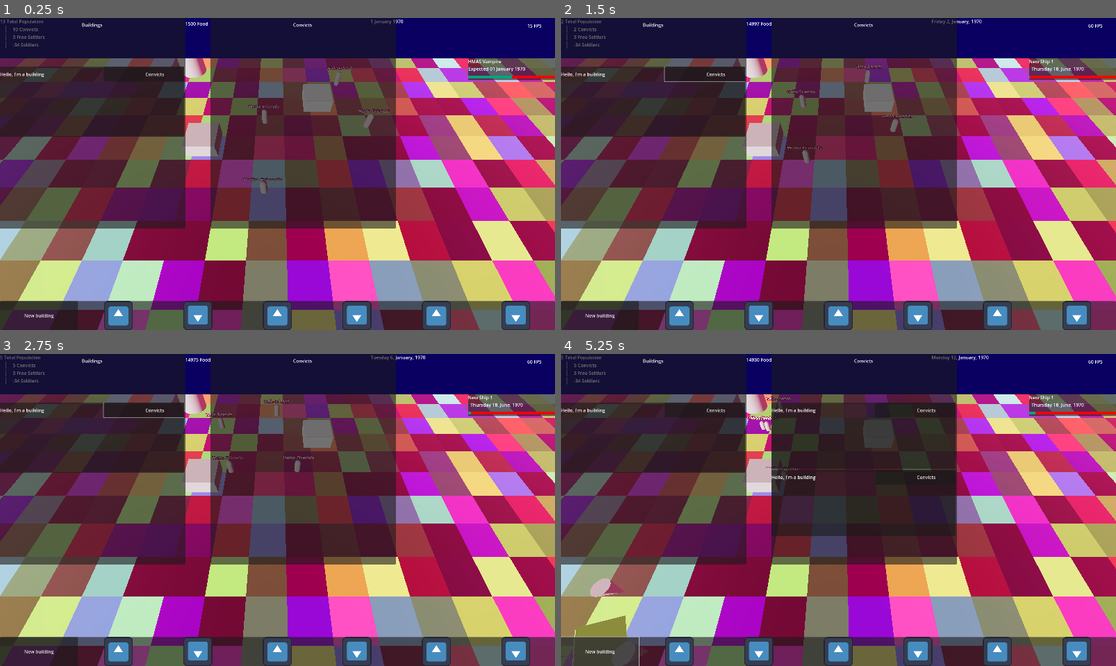
Above: before the commit, frames 1-4 (two rows, left to right).
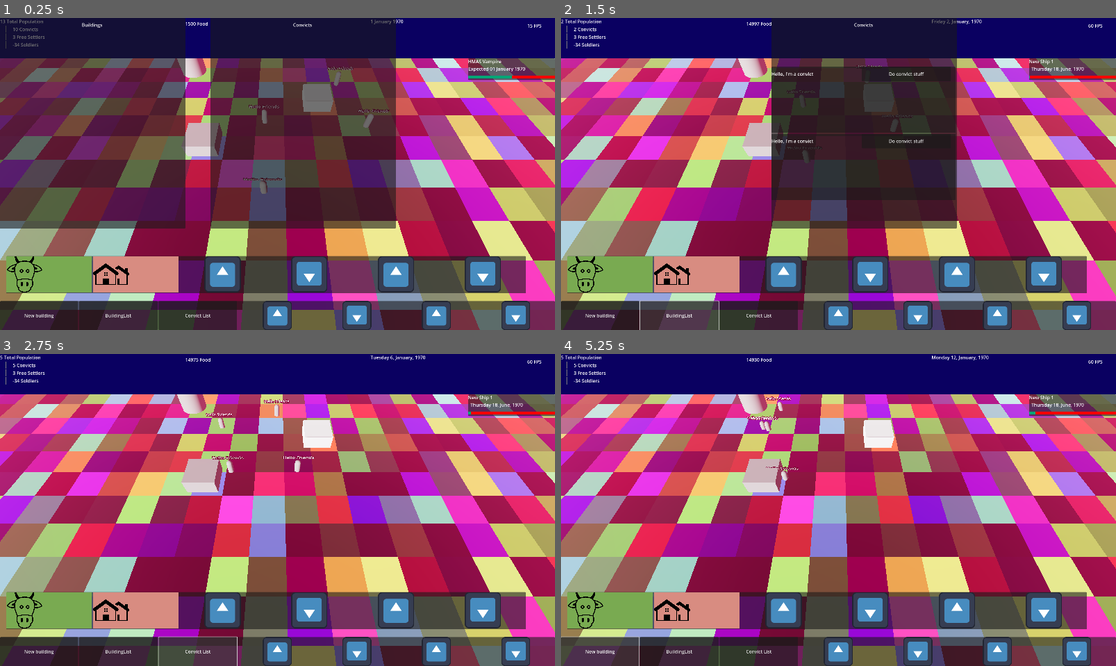
Above: after the commit, the same moments.

Repository: international-lawnmowing-99/convictgovernor
Game: Godot game, scene res://map.tscn
Two runs of this game, one before a commit and one after it. Both use one fixed random seed, a clock stepped at 60 frames per second and the inputs below. The engine's default icon, where the game draws it, is replaced by a stand-in: a white triangle on a blue panel in a dark square.
Inputs (mouse positions are in pixels of both pictures, inside the frame that each line leads up to):
- Up to frame 1 (0.25 s): no input
- Up to frame 2 (1.5 s): click (716, 74) at 0.5 s, where only the run before the commit has a clickable "Convicts"; click (677, 314) at 1.25 s, where only the run after the commit has a clickable "BuildingList"
- Up to frame 3 (2.75 s): click (199, 650) at 2 s, where only the run after the commit has a clickable "Convict List"
- Up to frame 4 (5.25 s): click (610, 609) at 2.77 s; click (694, 609) at 3.52 s; click "New building" at 4.25 s; click "New building" at 5 s

The runs differ from the first frame. In frame 1, 21% of the frame differs, in the area x 0-95%, y 15-100%; in frame 2, 50%; in frame 3, 59%; in frame 4, 60%, in the area x 0-95%, y 0-100%.

Commit message:
there are two of them now! (buildings, that is)

Diff:
--- a/Building.gd
+++ b/Building.gd
@@ -1,6 +1,6 @@
 class_name Building
 
-extends Resource
+extends Node
 
 var freeEmployees:Array
 var convictEmployeed:Array[Person]
--- a/BuildingListPanel.gd
+++ b/BuildingListPanel.gd
@@ -1,12 +1,12 @@
 extends Panel
 class_name BuildingList
-var BuildingLine = preload("res://building_line.tscn")
+var buildingLine = preload("res://building_line.tscn")
 @export var dock:Dock
-@onready var list = $"../ConvictListPanel/ScrollContainer/VBoxContainer"
+@onready var list = $ScrollContainer/VBoxContainer
 
 func Populate(buildings:Array[Building]):
 	for oldBuilding in list.get_children():
 		oldBuilding.queue_free()
 	for building:Building in buildings:
-		var newLine = BuildingLine.instantiate()
+		var newLine = buildingLine.instantiate()
 		list.add_child(newLine)
--- a/Farm.gd
+++ b/Farm.gd
@@ -1,3 +1,5 @@
 class_name Farm
 
 extends Building
+
+var sheep:int = 0
--- a/Farm.tscn
+++ b/Farm.tscn
@@ -1,4 +1,6 @@
-[gd_scene load_steps=5 format=3 uid="uid://d0do3pitcfqsn"]
+[gd_scene load_steps=6 format=3 uid="uid://d0do3pitcfqsn"]
+
+[ext_resource type="Script" path="res://Farm.gd" id="1_7rpsq"]
 
 [sub_resource type="PrismMesh" id="PrismMesh_6x8ig"]
 size = Vector3(1, 0.5, 1)
@@ -18,6 +20,7 @@
 
 [node name="Farm" type="StaticBody3D"]
 collision_layer = 4
+script = ExtResource("1_7rpsq")
 
 [node name="House" type="CSGMesh3D" parent="."]
 transform = Transform3D(0.853496, 0, 0.521099, 0, 1, 0, -0.521099, 0, 0.853496, 0, 0.25, 0)
--- /dev/null
+++ b/House.gd
@@ -0,0 +1,6 @@
+extends Building
+
+class_name House
+
+@export var bedrooms:int
+@export var cockroaches:int
--- /dev/null
+++ b/House.tscn
@@ -0,0 +1,53 @@
+[gd_scene load_steps=9 format=3 uid="uid://defotjnvpl057"]
+
+[ext_resource type="Script" path="res://House.gd" id="1_idan7"]
+
+[sub_resource type="PrismMesh" id="PrismMesh_6x8ig"]
+size = Vector3(1, 0.5, 1)
+
+[sub_resource type="StandardMaterial3D" id="StandardMaterial3D_ydye1"]
+albedo_color = Color(0, 1, 0, 1)
+
+[sub_resource type="BoxShape3D" id="BoxShape3D_jyifo"]
+size = Vector3(1.1, 0.1, 1.1)
+
+[sub_resource type="BoxMesh" id="BoxMesh_jr1h4"]
+size = Vector3(0.75, 0.75, 0.75)
+
+[sub_resource type="Curve" id="Curve_hibli"]
+_data = [Vector2(0.290123, 0.351648), 0.0, 0.0, 0, 0, Vector2(0.574074, 0.593407), 0.0, 0.0, 0, 0, Vector2(0.814815, 0.989011), 0.0, 0.0, 0, 0]
+point_count = 3
+
+[sub_resource type="CurveTexture" id="CurveTexture_ns8ky"]
+curve = SubResource("Curve_hibli")
+
+[sub_resource type="StandardMaterial3D" id="StandardMaterial3D_7j7nu"]
+albedo_color = Color(0.945506, 0.829036, 0.87336, 1)
+metallic = 1.0
+roughness = 0.3
+anisotropy_enabled = true
+anisotropy = 0.82
+anisotropy_flowmap = SubResource("CurveTexture_ns8ky")
+
+[node name="House" type="StaticBody3D"]
+collision_layer = 4
+script = ExtResource("1_idan7")
+
+[node name="Roof" type="CSGMesh3D" parent="."]
+transform = Transform3D(1, 0, 0, 0, 1, 0, 0, 0, 1, 0, 1, 0)
+mesh = SubResource("PrismMesh_6x8ig")
+material = SubResource("StandardMaterial3D_ydye1")
+
+[node name="CollisionShape3D" type="CollisionShape3D" parent="."]
+transform = Transform3D(1, 0, 0, 0, 1, 0, 0, 0, 1, 0.0443115, 0, 0.0038147)
+shape = SubResource("BoxShape3D_jyifo")
+
+[node name="Label" type="Label3D" parent="."]
+transform = Transform3D(1, 0, 0, 0, 1, 0, 0, 0, 1, 0, 1.41974, 0)
+text = "This is a
+house"
+
+[node name="Walls" type="CSGMesh3D" parent="."]
+transform = Transform3D(1, 0, 0, 0, 1, 0, 0, 0, 1, 0, 0.375, 0)
+mesh = SubResource("BoxMesh_jr1h4")
+material = SubResource("StandardMaterial3D_7j7nu")
--- a/LandGrid.gd
+++ b/LandGrid.gd
@@ -4,8 +4,8 @@
 var acreGrid:Array
 var meshGrid:Array
 
-var width = 30
-var height = 30
+var width:int = 30
+var height:int = 30
 
 var debugMesh:PackedScene = preload("res://plain_plane.tscn")
 
--- /dev/null
+++ b/NewBuildingMenu.gd
@@ -0,0 +1,32 @@
+extends Panel
+
+class_name NewBuildingMenu
+
+
+
+func _on_farm_button_pressed() -> void:
+	if camera.building:
+		print("we already have a farm")
+		return
+	print("making a new farm so we can buy it back some day")
+	camera.isPlacingBuilding = true
+	camera.building = farm.instantiate()
+	var farmhouse = camera.building.get_child(0)
+	farmhouse.material = farmhouse.material.duplicate()
+	map.add_child(camera.building)
+	dock.buildings.append(camera.building.get_script())
+	buildingListPanel.Populate(dock.buildings)
+
+
+func _on_house_button_pressed() -> void:
+	if camera.building:
+		print("we already have a farm")
+		return
+	print("making a new farm so we can buy it back some day")
+	camera.isPlacingBuilding = true
+	camera.building = farm.instantiate()
+	var farmhouse = camera.building.get_child(0)
+	farmhouse.material = farmhouse.material.duplicate()
+	map.add_child(camera.building)
+	dock.buildings.append(camera.building.get_script())
+	buildingListPanel.Populate(dock.buildings)
--- a/Person.gd
+++ b/Person.gd
@@ -4,6 +4,9 @@
 @export var moveTarget:Node3D
 @export var map:Map
 
+var house:House
+var workplace:Building
+
 func _process(delta: float) -> void:
 	if !moveTarget:
 		return
--- a/ShipList.gd
+++ b/ShipList.gd
@@ -1,6 +1,6 @@
 extends Control
 class_name ShipList
-var NewShipPanelUI = preload("res://NewShipPanelUI.tscn")
+var newShipPanelUI = preload("res://NewShipPanelUI.tscn")
 
 var incomingSipsList:Array
 @export var dock:Dock
@@ -17,7 +17,7 @@
 	AddNewShip()
 
 func AddNewShip():
-	var newShip:NewShipPanelUI = NewShipPanelUI.instantiate()
+	var newShip:NewShipPanelUI = newShipPanelUI.instantiate()
 	newShip.shipList = self
 	newShip.shipConvicts = randi()%10 * 10
 	newShip.shipSettlers = randi()%40
--- a/UI.gd
+++ b/UI.gd
@@ -7,7 +7,7 @@
 @onready var soldierPopLabel:Label = $HBoxContainer/PopulationControl/VBoxContainer/HBoxContainer4/SoldierPopulationLabel
 @onready var foodLabel:Label = $HBoxContainer/FoodControl/HBoxContainer/FoodLabel
 @onready var timeLabel:Label = $HBoxContainer/TimeControl/HBoxContainer/TimeLabel
-
+@onready var newBuildingMenu = $BottomUIBar/NewBuildingPanel
 var tempBuilding:Building
 
 @export var camera:CameraScript
@@ -15,6 +15,7 @@
 @onready var farm = preload("res://Farm.tscn")
 @export var dock:Dock
 @export var buildingListPanel:BuildingList
+@export var convictListPanel:ConvictList
 
 func UpdateAll(government:Government):
 	UpdatePopulation(government)
@@ -23,6 +24,7 @@
 func UpdatePopulation(government:Government):
 	totalPopLabel.text = str(government.convicts.size())
 	convictPopLabel.text = str(government.convicts.size())
+	convictListPanel.Populate(government.convicts)
 
 
 func UpdateFood(government:Government):
@@ -37,15 +39,13 @@
 
 
 func _on_new_building_button_pressed() -> void:
-	if camera.building:
-		print("we already have a farm")
-		return
-	print("making a new farm so we can buy it back some day")
-	camera.isPlacingBuilding = true
-	camera.building = farm.instantiate()
-	var house = camera.building.get_child(0)
-	house.material = house.material.duplicate()
-	map.add_child(camera.building)
-	dock.buildings.append(camera.building.get_script())
-	buildingListPanel.Populate(dock.buildings)
-	pass # Replace with function body.
+	newBuildingMenu.visible = !newBuildingMenu.visible
+
+
+
+func _on_building_list_button_pressed() -> void:
+	buildingListPanel.visible = !buildingListPanel.visible
+
+
+func _on_convict_list_button_pressed() -> void:
+	convictListPanel.visible = !convictListPanel.visible
--- a/map.tscn
+++ b/map.tscn
@@ -11,8 +11,9 @@
 [ext_resource type="Script" path="res://new_game_panel.gd" id="7_05bab"]
 [ext_resource type="Texture2D" uid="uid://dl5ccbdulla5x" path="res://icon.svg" id="7_36odg"]
 [ext_resource type="Script" path="res://BuildingListPanel.gd" id="10_3gxsj"]
+[ext_resource type="Texture2D" uid="uid://djwyqgwp24xk0" path="res://cow-animal-face-icon.png" id="10_a2n82"]
 [ext_resource type="Script" path="res://ShipList.gd" id="10_gsy83"]
-[ext_resource type="PackedScene" uid="uid://dmiceq7i1nob4" path="res://building_line.tscn" id="11_fhbbp"]
+[ext_resource type="Texture2D" uid="uid://cfa2kpx4a2wbc" path="res://houses-icon.png" id="11_fqyye"]
 [ext_resource type="Script" path="res://ConvictListPanel.gd" id="12_d4nqn"]
 [ext_resource type="Script" path="res://ConvictLine.gd" id="13_4wsnc"]
 [ext_resource type="Script" path="res://LandGrid.gd" id="16_d7d62"]
@@ -51,6 +52,12 @@
 
 [sub_resource type="Compositor" id="Compositor_bllqg"]
 
+[sub_resource type="StyleBoxFlat" id="StyleBoxFlat_xjcgw"]
+bg_color = Color(0.47456, 0.666764, 0.318035, 1)
+
+[sub_resource type="StyleBoxFlat" id="StyleBoxFlat_n4tkc"]
+bg_color = Color(0.846318, 0.548179, 0.507797, 1)
+
 [sub_resource type="BoxShape3D" id="BoxShape3D_p3sd6"]
 
 [sub_resource type="BoxMesh" id="BoxMesh_e6ngj"]
@@ -145,7 +152,7 @@
 
 [node name="CanvasLayer" type="CanvasLayer" parent="."]
 
-[node name="UI" type="ColorRect" parent="CanvasLayer" node_paths=PackedStringArray("camera", "map", "dock", "buildingListPanel")]
+[node name="UI" type="ColorRect" parent="CanvasLayer" node_paths=PackedStringArray("camera", "map", "dock", "buildingListPanel", "convictListPanel")]
 self_modulate = Color(0.0390486, 4.81308e-08, 0.379957, 1)
 offset_right = 1920.0
 offset_bottom = 140.0
@@ -154,6 +161,7 @@
 map = NodePath("../..")
 dock = NodePath("../../Dock")
 buildingListPanel = NodePath("BuildingListPanel")
+convictListPanel = NodePath("ConvictListPanel")
 
 [node name="HBoxContainer" type="HBoxContainer" parent="CanvasLayer/UI"]
 layout_mode = 0
@@ -269,7 +277,7 @@
 text = "Hello?"
 script = ExtResource("6_tt76x")
 
-[node name="NewBuildingPanel" type="Panel" parent="CanvasLayer/UI"]
+[node name="BottomUIBar" type="Panel" parent="CanvasLayer/UI"]
 layout_mode = 1
 anchors_preset = 12
 anchor_top = 1.0
@@ -280,24 +288,34 @@
 grow_horizontal = 2
 grow_vertical = 0
 
-[node name="HBoxContainer" type="HBoxContainer" parent="CanvasLayer/UI/NewBuildingPanel"]
+[node name="HBoxContainer" type="HBoxContainer" parent="CanvasLayer/UI/BottomUIBar"]
 layout_mode = 0
 offset_right = 1920.0
 offset_bottom = 100.0
 
-[node name="NewBuildingButton" type="Button" parent="CanvasLayer/UI/NewBuildingPanel/HBoxContainer"]
+[node name="NewBuildingButton" type="Button" parent="CanvasLayer/UI/BottomUIBar/HBoxContainer"]
 layout_mode = 2
 size_flags_horizontal = 3
 text = "New building"
 
-[node name="TextureRect" type="TextureRect" parent="CanvasLayer/UI/NewBuildingPanel/HBoxContainer"]
-layout_mode = 2
-size_flags_horizontal = 3
-texture = ExtResource("7_36odg")
-expand_mode = 3
-stretch_mode = 5
-
-[node name="TextureRect2" type="TextureRect" parent="CanvasLayer/UI/NewBuildingPanel/HBoxContainer"]
+[node name="BuildingListButton" type="Button" parent="CanvasLayer/UI/BottomUIBar/HBoxContainer"]
+layout_mode = 2
+size_flags_horizontal = 3
+text = "BuildingList"
+
+[node name="ConvictListButton" type="Button" parent="CanvasLayer/UI/BottomUIBar/HBoxContainer"]
+layout_mode = 2
+size_flags_horizontal = 3
+text = "Convict List"
+
+[node name="TextureRect3" type="TextureRect" parent="CanvasLayer/UI/BottomUIBar/HBoxContainer"]
+layout_mode = 2
+size_flags_horizontal = 3
+texture = ExtResource("7_36odg")
+expand_mode = 3
+stretch_mode = 5
+
+[node name="TextureRect4" type="TextureRect" parent="CanvasLayer/UI/BottomUIBar/HBoxContainer"]
 layout_mode = 2
 size_flags_horizontal = 3
 texture = ExtResource("7_36odg")
@@ -305,14 +323,14 @@
 stretch_mode = 5
 flip_v = true
 
-[node name="TextureRect3" type="TextureRect" parent="CanvasLayer/UI/NewBuildingPanel/HBoxContainer"]
-layout_mode = 2
-size_flags_horizontal = 3
-texture = ExtResource("7_36odg")
-expand_mode = 3
-stretch_mode = 5
-
-[node name="TextureRect4" type="TextureRect" parent="CanvasLayer/UI/NewBuildingPanel/HBoxContainer"]
+[node name="TextureRect5" type="TextureRect" parent="CanvasLayer/UI/BottomUIBar/HBoxContainer"]
+layout_mode = 2
+size_flags_horizontal = 3
+texture = ExtResource("7_36odg")
+expand_mode = 3
+stretch_mode = 5
+
+[node name="TextureRect6" type="TextureRect" parent="CanvasLayer/UI/BottomUIBar/HBoxContainer"]
 layout_mode = 2
 size_flags_horizontal = 3
 texture = ExtResource("7_36odg")
@@ -320,14 +338,55 @@
 stretch_mode = 5
 flip_v = true
 
-[node name="TextureRect5" type="TextureRect" parent="CanvasLayer/UI/NewBuildingPanel/HBoxContainer"]
-layout_mode = 2
-size_flags_horizontal = 3
-texture = ExtResource("7_36odg")
-expand_mode = 3
-stretch_mode = 5
-
-[node name="TextureRect6" type="TextureRect" parent="CanvasLayer/UI/NewBuildingPanel/HBoxContainer"]
+[node name="NewBuildingPanel" type="Panel" parent="CanvasLayer/UI/BottomUIBar"]
+layout_mode = 0
+offset_left = 22.0
+offset_top = -156.0
+offset_right = 1819.0
+offset_bottom = -27.0
+
+[node name="HBoxContainer" type="HBoxContainer" parent="CanvasLayer/UI/BottomUIBar/NewBuildingPanel"]
+layout_mode = 0
+offset_right = 1797.0
+offset_bottom = 126.0
+
+[node name="FarmButton" type="Button" parent="CanvasLayer/UI/BottomUIBar/NewBuildingPanel/HBoxContainer"]
+layout_mode = 2
+size_flags_horizontal = 3
+theme_override_styles/normal = SubResource("StyleBoxFlat_xjcgw")
+icon = ExtResource("10_a2n82")
+expand_icon = true
+
+[node name="HouseButton" type="Button" parent="CanvasLayer/UI/BottomUIBar/NewBuildingPanel/HBoxContainer"]
+layout_mode = 2
+size_flags_horizontal = 3
+theme_override_styles/normal = SubResource("StyleBoxFlat_n4tkc")
+icon = ExtResource("11_fqyye")
+expand_icon = true
+
+[node name="TextureRect3" type="TextureRect" parent="CanvasLayer/UI/BottomUIBar/NewBuildingPanel/HBoxContainer"]
+layout_mode = 2
+size_flags_horizontal = 3
+texture = ExtResource("7_36odg")
+expand_mode = 3
+stretch_mode = 5
+
+[node name="TextureRect4" type="TextureRect" parent="CanvasLayer/UI/BottomUIBar/NewBuildingPanel/HBoxContainer"]
+layout_mode = 2
+size_flags_horizontal = 3
+texture = ExtResource("7_36odg")
+expand_mode = 3
+stretch_mode = 5
+flip_v = true
+
+[node name="TextureRect5" type="TextureRect" parent="CanvasLayer/UI/BottomUIBar/NewBuildingPanel/HBoxContainer"]
+layout_mode = 2
+size_flags_horizontal = 3
+texture = ExtResource("7_36odg")
+expand_mode = 3
+stretch_mode = 5
+
+[node name="TextureRect6" type="TextureRect" parent="CanvasLayer/UI/BottomUIBar/NewBuildingPanel/HBoxContainer"]
 layout_mode = 2
 size_flags_horizontal = 3
 texture = ExtResource("7_36odg")
@@ -351,9 +410,6 @@
 layout_mode = 2
 size_flags_horizontal = 3
 size_flags_vertical = 3
-
-[node name="BuildingLine" parent="CanvasLayer/UI/BuildingListPanel/ScrollContainer/VBoxContainer" instance=ExtResource("11_fhbbp")]
-layout_mode = 2
 
 [node name="Title" type="Label" parent="CanvasLayer/UI/BuildingListPanel"]
 layout_mode = 0
@@ -449,5 +505,7 @@
 [connection signal="body_entered" from="WorkYard" to="WorkYard" method="_on_body_entered"]
 [connection signal="body_entered" from="Dock" to="Dock" method="_on_body_entered"]
 [connection signal="timeout" from="Dock/Timer" to="Dock" method="_on_timer_timeout"]
-[connection signal="pressed" from="CanvasLayer/UI/NewBuildingPanel/HBoxContainer/NewBuildingButton" to="CanvasLayer/UI" method="_on_new_building_button_pressed"]
+[connection signal="pressed" from="CanvasLayer/UI/BottomUIBar/HBoxContainer/NewBuildingButton" to="CanvasLayer/UI" method="_on_new_building_button_pressed"]
+[connection signal="pressed" from="CanvasLayer/UI/BottomUIBar/HBoxContainer/BuildingListButton" to="CanvasLayer/UI" method="_on_building_list_button_pressed"]
+[connection signal="pressed" from="CanvasLayer/UI/BottomUIBar/HBoxContainer/ConvictListButton" to="CanvasLayer/UI" method="_on_convict_list_button_pressed"]
 [connection signal="pressed" from="NewGamePanel/VBoxContainer/Button" to="NewGamePanel" method="_on_button_pressed"]
--- /dev/null
+++ b/new_building_panel.tscn
@@ -0,0 +1,71 @@
+[gd_scene load_steps=7 format=3 uid="uid://bipvop56n4arr"]
+
+[ext_resource type="Script" path="res://NewBuildingMenu.gd" id="1_5t0p2"]
+[ext_resource type="Texture2D" uid="uid://djwyqgwp24xk0" path="res://cow-animal-face-icon.png" id="2_12d5r"]
+[ext_resource type="Texture2D" uid="uid://cfa2kpx4a2wbc" path="res://houses-icon.png" id="3_ntkry"]
+[ext_resource type="Texture2D" uid="uid://dl5ccbdulla5x" path="res://icon.svg" id="4_2y6d2"]
+
+[sub_resource type="StyleBoxFlat" id="StyleBoxFlat_xjcgw"]
+bg_color = Color(0.47456, 0.666764, 0.318035, 1)
+
+[sub_resource type="StyleBoxFlat" id="StyleBoxFlat_n4tkc"]
+bg_color = Color(0.846318, 0.548179, 0.507797, 1)
+
+[node name="NewBuildingPanel" type="Panel"]
+offset_left = 22.0
+offset_top = -156.0
+offset_right = 1819.0
+offset_bottom = -27.0
+script = ExtResource("1_5t0p2")
+
+[node name="HBoxContainer" type="HBoxContainer" parent="."]
+layout_mode = 0
+offset_right = 1797.0
+offset_bottom = 126.0
+
+[node name="FarmButton" type="Button" parent="HBoxContainer"]
+layout_mode = 2
+size_flags_horizontal = 3
+theme_override_styles/normal = SubResource("StyleBoxFlat_xjcgw")
+icon = ExtResource("2_12d5r")
+expand_icon = true
+
+[node name="HouseButton" type="Button" parent="HBoxContainer"]
+layout_mode = 2
+size_flags_horizontal = 3
+theme_override_styles/normal = SubResource("StyleBoxFlat_n4tkc")
+icon = ExtResource("3_ntkry")
+expand_icon = true
+
+[node name="TextureRect3" type="TextureRect" parent="HBoxContainer"]
+layout_mode = 2
+size_flags_horizontal = 3
+texture = ExtResource("4_2y6d2")
+expand_mode = 3
+stretch_mode = 5
+
+[node name="TextureRect4" type="TextureRect" parent="HBoxContainer"]
+layout_mode = 2
+size_flags_horizontal = 3
+texture = ExtResource("4_2y6d2")
+expand_mode = 3
+stretch_mode = 5
+flip_v = true
+
+[node name="TextureRect5" type="TextureRect" parent="HBoxContainer"]
+layout_mode = 2
+size_flags_horizontal = 3
+texture = ExtResource("4_2y6d2")
+expand_mode = 3
+stretch_mode = 5
+
+[node name="TextureRect6" type="TextureRect" parent="HBoxContainer"]
+layout_mode = 2
+size_flags_horizontal = 3
+texture = ExtResource("4_2y6d2")
+expand_mode = 3
+stretch_mode = 5
+flip_v = true
+
+[connection signal="pressed" from="HBoxContainer/FarmButton" to="." method="_on_farm_button_pressed"]
+[connection signal="pressed" from="HBoxContainer/HouseButton" to="." method="_on_house_button_pressed"]
Binary file added: cow-animal-face-icon.png
Not shown, added: cow-animal-face-icon.png.import
Binary file added: houses-icon.png
Not shown, added: houses-icon.png.import
Not shown: 1 places in map.tscn that only renumber resources
